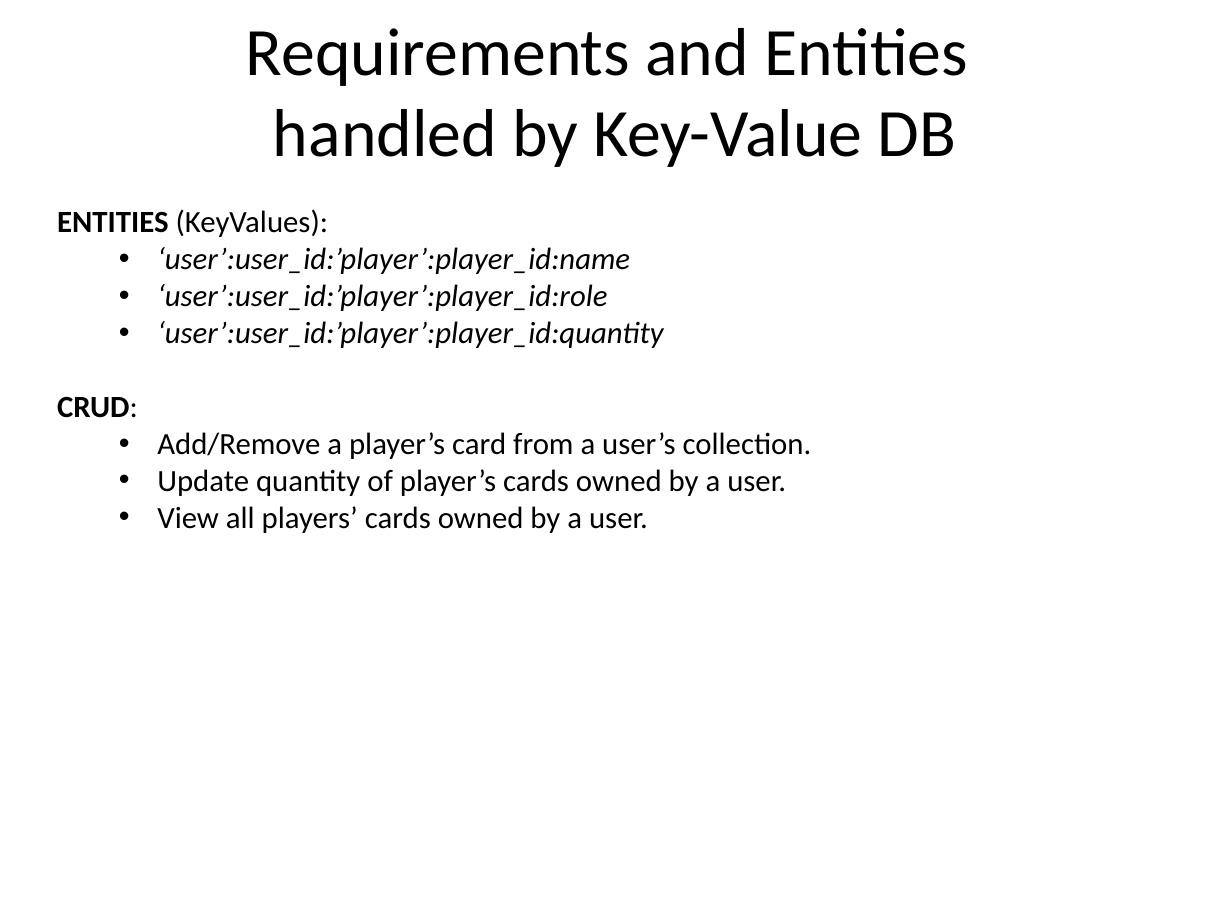
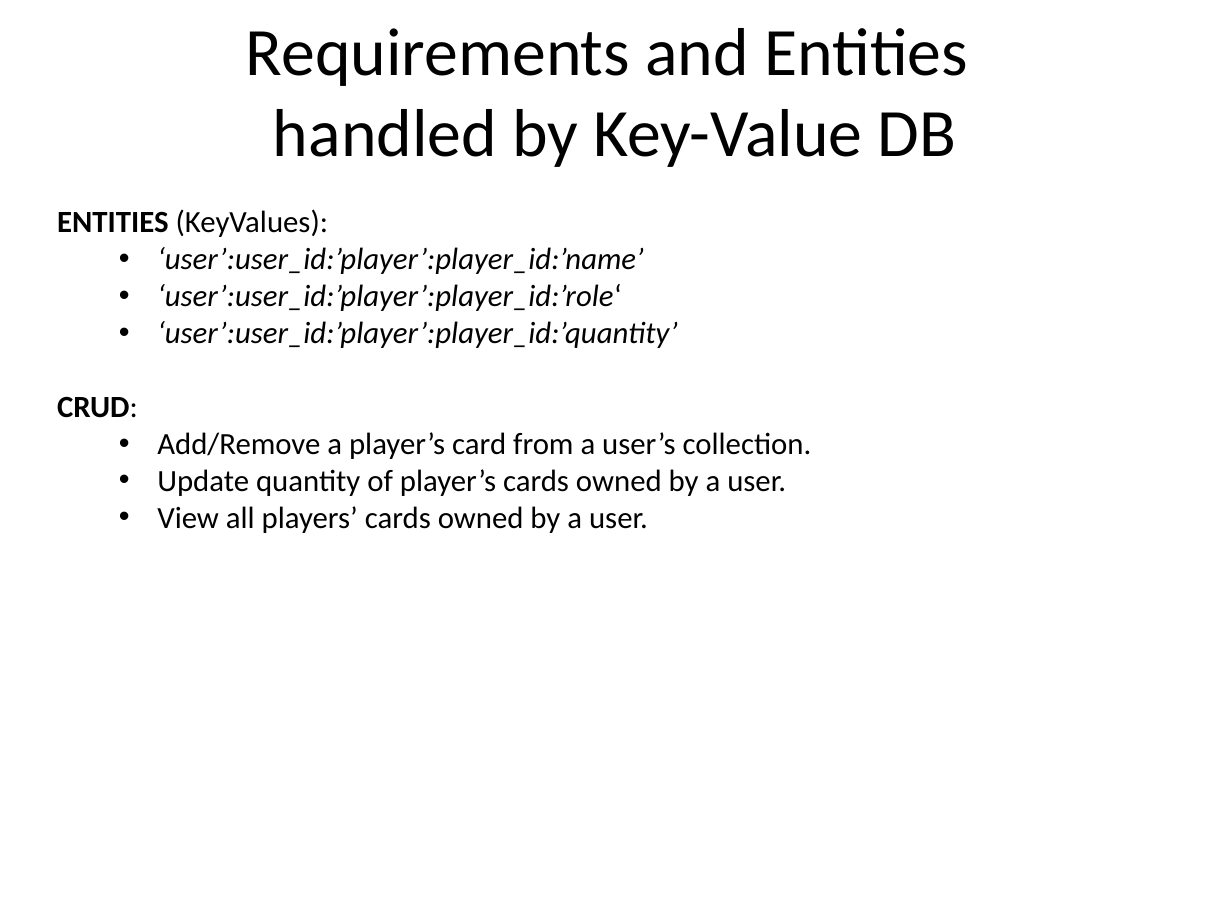
Before and after one commit to Plaza99/FantaManager, a slide deck: slide 8 of Documentation/Project Presentation.pptx. Drawn at 1232x924 pixels with LibreOffice and Linux fonts; fonts in the diff are those of the drawing; background and template pictures are left out. Boxes give left, top, right and bottom in pixels: in the first picture for what was removed or moved away, otherwise in the second. Text is boxed around its words. In the diff, an @@ line names an element or a change of style, - is before the commit and + after.

Commit message:
Updated presentation

```diff
--- a/Documentation/Project Presentation.pptx
+++ b/Documentation/Project Presentation.pptx
@@ text at bbox=[157, 247, 678, 348]: text changed @@
-  • ‘user’:user_id:’player’:player_id:name
-  • ‘user’:user_id:’player’:player_id:role
-  • ‘user’:user_id:’player’:player_id:quantity
+  • ‘user’:user_id:’player’:player_id:’name’
+  • ‘user’:user_id:’player’:player_id:’role‘
+  • ‘user’:user_id:’player’:player_id:’quantity’
```
Also in this commit, not shown: 1 other slide changed, 1 other file.
